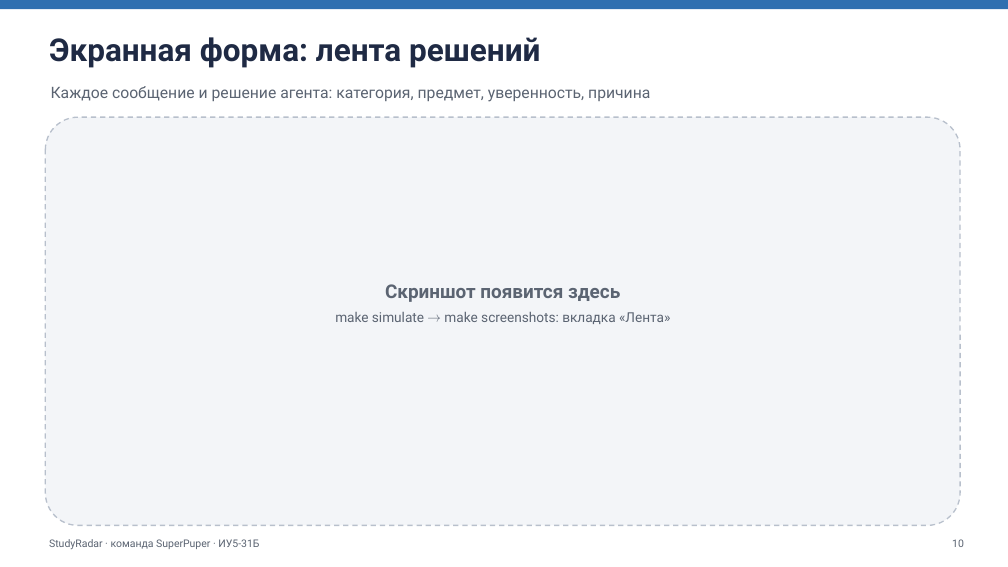
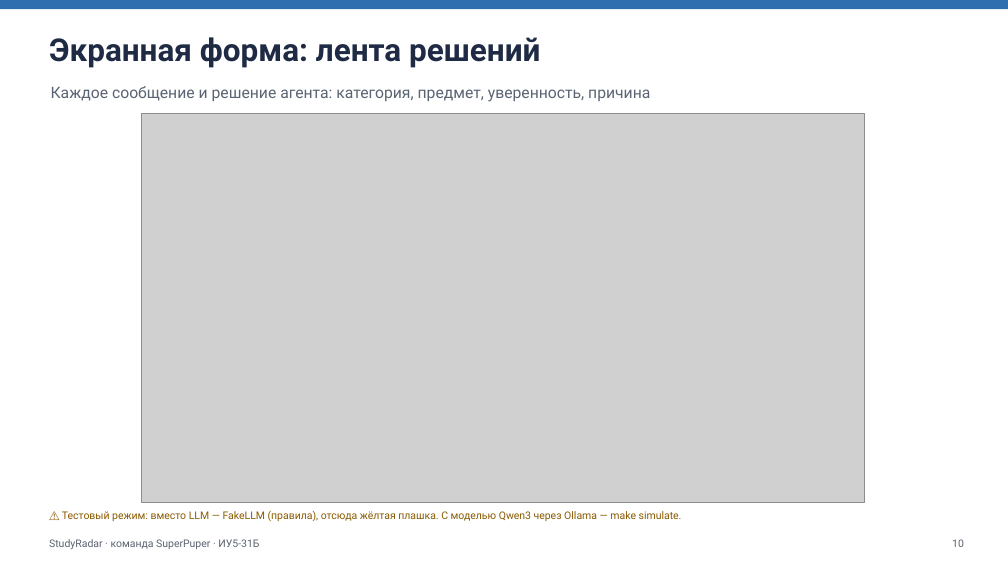
Before and after one commit to winlast/TG_Agent_champ, a slide deck: slide 10 of docs/StudyRadar_presentation.pptx. Drawn at 1008x567 pixels with LibreOffice and Linux fonts; fonts in the diff are those of the drawing; grey boxes stand for pictures. Boxes give left, top, right and bottom in pixels: in the first picture for what was removed or moved away, otherwise in the second. Text is boxed around its words. In the diff, an @@ line names an element or a change of style, - is before the commit and + after.

Commit message:
Презентация со скриншотами, статус проекта, безопасные настройки для Claude Code, keep_alive 5m

```diff
--- a/docs/StudyRadar_presentation.pptx
+++ b/docs/StudyRadar_presentation.pptx
@@ rounded rectangle removed at [45,117,960,526] @@
@@ picture added at [141,113,864,503] @@
@@ text at [62,511,682,521]: text changed; size 13 to 10 pt; text colour #5B6472 to #8A5A00 @@
-Скриншот появится здесь
-make simulate → make screenshots: вкладка «Лента»
+⚠ Тестовый режим: вместо LLM — FakeLLM (правила), отсюда жёлтая плашка. С моделью Qwen3 через Ollama — make simulate.
```
Also in this commit, not shown: 8 other slides changed, 20 other files.
